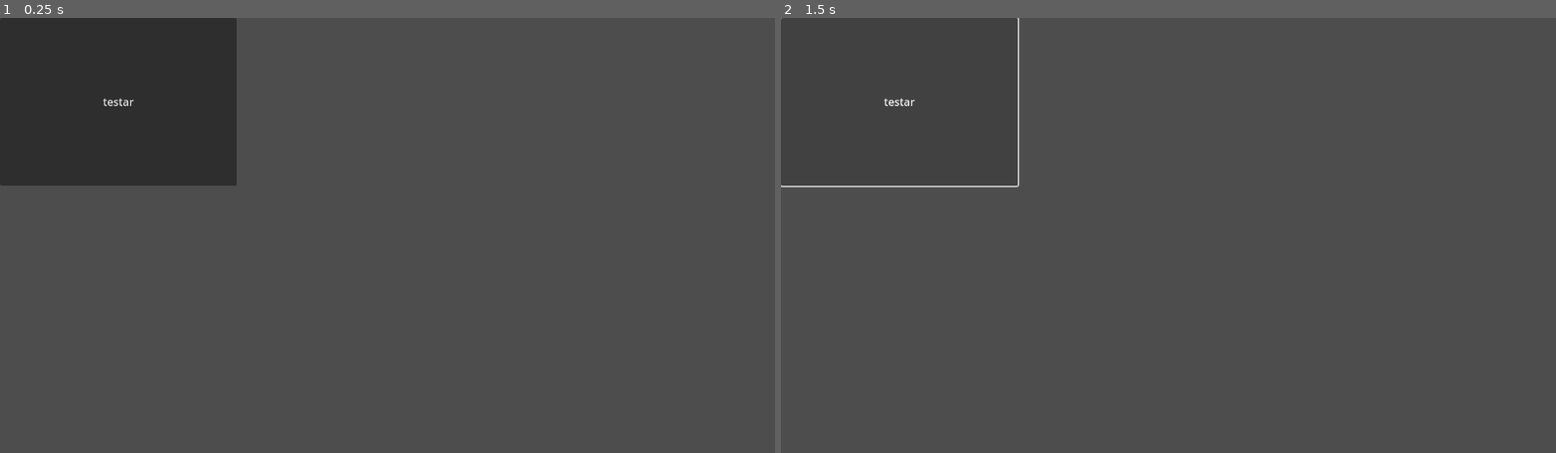
Above: before the commit, frames 1-2 (left to right).
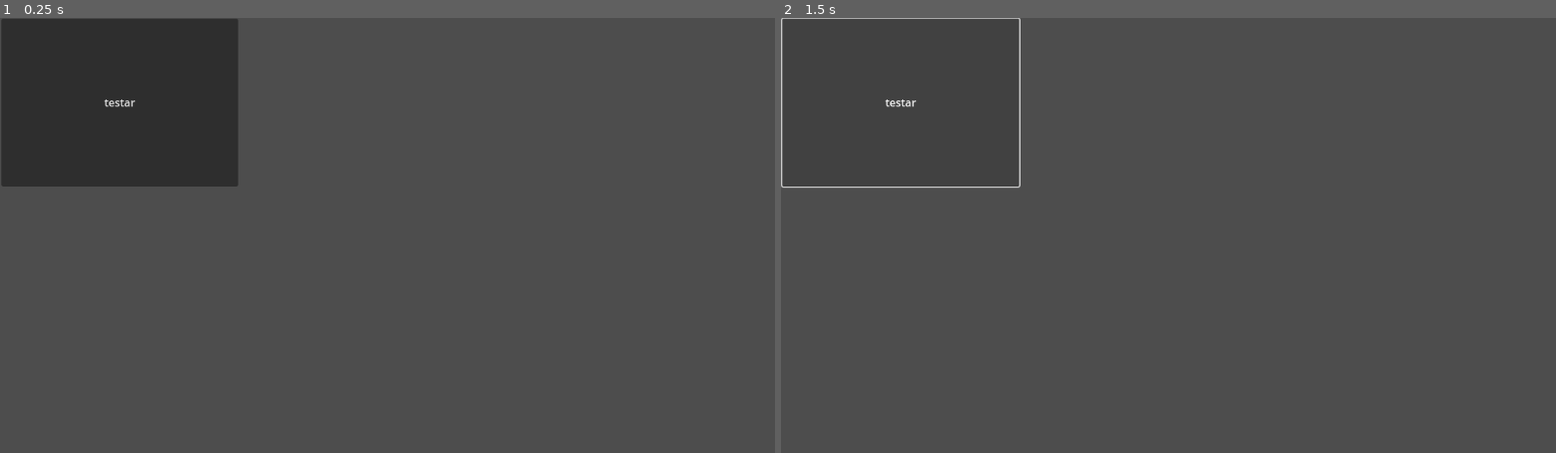
Above: after the commit, the same moments.

Repository: vivi0108-alencar/carolina-maria-de-jesusss
Game: Godot game, scene res://atividade2/vittoria.tscn
Same seed, same stepped clock (60 frames per second), same inputs: the game is played once before the commit and once after it.
Inputs:
- Up to frame 1 (0.25 s): no input
- Up to frame 2 (1.5 s): click "testar" at 0.5 s; click "testar" at 1.25 s

The runs differ from the first frame. In frame 1, 0.2% of the frame differs, in the area x 0-31%, y 0-39%; in frame 2, 0.5%, in the area x 0-31%, y 0-40%.

Commit message:
atividade_18

Diff:
--- a/quarto de despejo/atividade2/vittoria.tscn
+++ b/quarto de despejo/atividade2/vittoria.tscn
@@ -3,13 +3,16 @@
 [ext_resource type="Script" uid="uid://bbp1gqdxsn4on" path="res://atividade2/node_2d.gd" id="1_qr1n1"]
 
 [node name="Node3D" type="Node3D"]
+transform = Transform3D(-0.990828, 0.135128, 0, -0.135128, -0.990828, 0, 0, 0, 1, 0.0168474, 0, 0.00454533)
 
 [node name="Node2D" type="Node2D" parent="."]
 script = ExtResource("1_qr1n1")
 
 [node name="Button" type="Button" parent="."]
-offset_right = 352.0
-offset_bottom = 250.0
+offset_left = 2.0
+offset_top = 1.0
+offset_right = 354.0
+offset_bottom = 251.0
 text = "testar"
 
 [connection signal="pressed" from="Button" to="Node2D" method="_on_button_pressed"]
--- /dev/null
+++ b/quarto de despejo/control.gd
@@ -0,0 +1,20 @@
+extends Control
+var nivel = 1
+
+func _on_timer_timeout() -> void:
+	$TextureProgressBar.value +=1
+	pass # Replace with function body.
+
+
+func _on_button_pressed() -> void:
+	$TextureProgressBar.value +=50
+	pass # Replace with function body.
+
+
+func _on_texture_progress_bar_value_changed(value: float) -> void:
+	if value >= $TextureProgressBar.max_value:
+		nivel += 1
+		$TextureProgressBar.value = 0
+		$TextureProgressBar/Label.text = str(nivel)
+		$TextureProgressBar.value = $TextureProgressBar.max_value * 1.1
+		$CPUParticles2D.emitting = true
--- /dev/null
+++ b/quarto de despejo/progresso_e_ordem/circle-regular-full (1).svg
@@ -0,0 +1 @@
+<svg xmlns="http://www.w3.org/2000/svg" viewBox="0 0 640 640"><!--!Font Awesome Free 7.1.0 by @fontawesome - https://fontawesome.com License - https://fontawesome.com/license/free Copyright 2025 Fonticons, Inc.--><path fill="#74C0FC" d="M528 320C528 205.1 434.9 112 320 112C205.1 112 112 205.1 112 320C112 434.9 205.1 528 320 528C434.9 528 528 434.9 528 320zM64 320C64 178.6 178.6 64 320 64C461.4 64 576 178.6 576 320C576 461.4 461.4 576 320 576C178.6 576 64 461.4 64 320z"/></svg>
--- /dev/null
+++ b/quarto de despejo/progresso_e_ordem/circle-regular-full.svg
@@ -0,0 +1 @@
+<svg xmlns="http://www.w3.org/2000/svg" viewBox="0 0 640 640"><!--!Font Awesome Free 7.1.0 by @fontawesome - https://fontawesome.com License - https://fontawesome.com/license/free Copyright 2025 Fonticons, Inc.--><path fill="#B197FC" d="M528 320C528 205.1 434.9 112 320 112C205.1 112 112 205.1 112 320C112 434.9 205.1 528 320 528C434.9 528 528 434.9 528 320zM64 320C64 178.6 178.6 64 320 64C461.4 64 576 178.6 576 320C576 461.4 461.4 576 320 576C178.6 576 64 461.4 64 320z"/></svg>
--- /dev/null
+++ b/quarto de despejo/progresso_e_ordem/control.tscn
@@ -0,0 +1,98 @@
+[gd_scene load_steps=7 format=3 uid="uid://bvdu2w1uwb384"]
+
+[ext_resource type="Script" uid="uid://l3ypw3xmulom" path="res://control.gd" id="1_lybqh"]
+[ext_resource type="Texture2D" uid="uid://ddt26nsikjvmx" path="res://progresso_e_ordem/circle-regular-full.svg" id="2_n7vf0"]
+[ext_resource type="Texture2D" uid="uid://dfpimipppqigb" path="res://progresso_e_ordem/circle-regular-full (1).svg" id="3_cg5xc"]
+
+[sub_resource type="Curve" id="Curve_urqj6"]
+_limits = [-200.0, 200.0, 0.0, 1.0]
+_data = [Vector2(0, 1), 0.0, 0.0, 0, 0, Vector2(0.596591, -56.1797), 0.0, 0.0, 0, 0, Vector2(1, -191.011), 0.0, 0.0, 0, 0]
+point_count = 3
+
+[sub_resource type="Curve" id="Curve_2ggvq"]
+_data = [Vector2(0.153409, 1), 0.0, 0.0, 0, 0, Vector2(1, 0.0224719), 0.0, 0.0, 0, 0]
+point_count = 2
+
+[sub_resource type="Gradient" id="Gradient_unb07"]
+offsets = PackedFloat32Array(0, 0.28, 0.886667)
+colors = PackedColorArray(0, 0, 0, 1, 0.833751, 0.84913, 0, 1, 1, 1, 1, 1)
+
+[node name="Atividade18" type="Control"]
+layout_mode = 3
+anchors_preset = 15
+anchor_right = 1.0
+anchor_bottom = 1.0
+offset_left = -25.0
+offset_top = -2.0
+offset_right = -25.0
+offset_bottom = -2.0
+grow_horizontal = 2
+grow_vertical = 2
+script = ExtResource("1_lybqh")
+
+[node name="TextureProgressBar" type="TextureProgressBar" parent="."]
+layout_mode = 0
+offset_left = 62.0
+offset_top = 12.0
+offset_right = 702.0
+offset_bottom = 652.0
+scale = Vector2(0.7, 0.7)
+fill_mode = 4
+texture_under = ExtResource("2_n7vf0")
+texture_progress = ExtResource("3_cg5xc")
+
+[node name="Label" type="Label" parent="TextureProgressBar"]
+layout_mode = 0
+offset_left = 224.286
+offset_top = 118.571
+offset_right = 405.286
+offset_bottom = 527.571
+theme_override_font_sizes/font_size = 300
+text = "1"
+horizontal_alignment = 1
+vertical_alignment = 1
+
+[node name="Label2" type="Label" parent="TextureProgressBar"]
+layout_mode = 0
+offset_left = 552.857
+offset_top = 481.429
+offset_right = 1436.86
+offset_bottom = 686.429
+theme_override_font_sizes/font_size = 150
+text = "laura e toria"
+
+[node name="Button" type="Button" parent="."]
+layout_mode = 0
+offset_left = 608.0
+offset_top = 126.0
+offset_right = 745.0
+offset_bottom = 239.0
+text = "+50tinha"
+
+[node name="Timer" type="Timer" parent="."]
+wait_time = 0.3
+autostart = true
+
+[node name="CPUParticles2D" type="CPUParticles2D" parent="."]
+position = Vector2(290, 239)
+emitting = false
+amount = 200
+lifetime = 2.05
+one_shot = true
+explosiveness = 1.0
+spread = 180.0
+gravity = Vector2(0, 0)
+initial_velocity_min = 30.0
+initial_velocity_max = 100.0
+radial_accel_max = 25.0
+radial_accel_curve = SubResource("Curve_urqj6")
+scale_amount_min = 8.0
+scale_amount_max = 16.0
+scale_amount_curve = SubResource("Curve_2ggvq")
+color = Color(1, 1, 0, 1)
+color_initial_ramp = SubResource("Gradient_unb07")
+
+[connection signal="changed" from="TextureProgressBar" to="." method="_on_texture_progress_bar_changed"]
+[connection signal="value_changed" from="TextureProgressBar" to="." method="_on_texture_progress_bar_value_changed"]
+[connection signal="pressed" from="Button" to="." method="_on_button_pressed"]
+[connection signal="timeout" from="Timer" to="." method="_on_timer_timeout"]
Not shown, added: quarto de despejo/control.gd.uid
Not shown, added: quarto de despejo/progresso_e_ordem/circle-regular-full (1).svg.import
Not shown, added: quarto de despejo/progresso_e_ordem/circle-regular-full.svg.import
